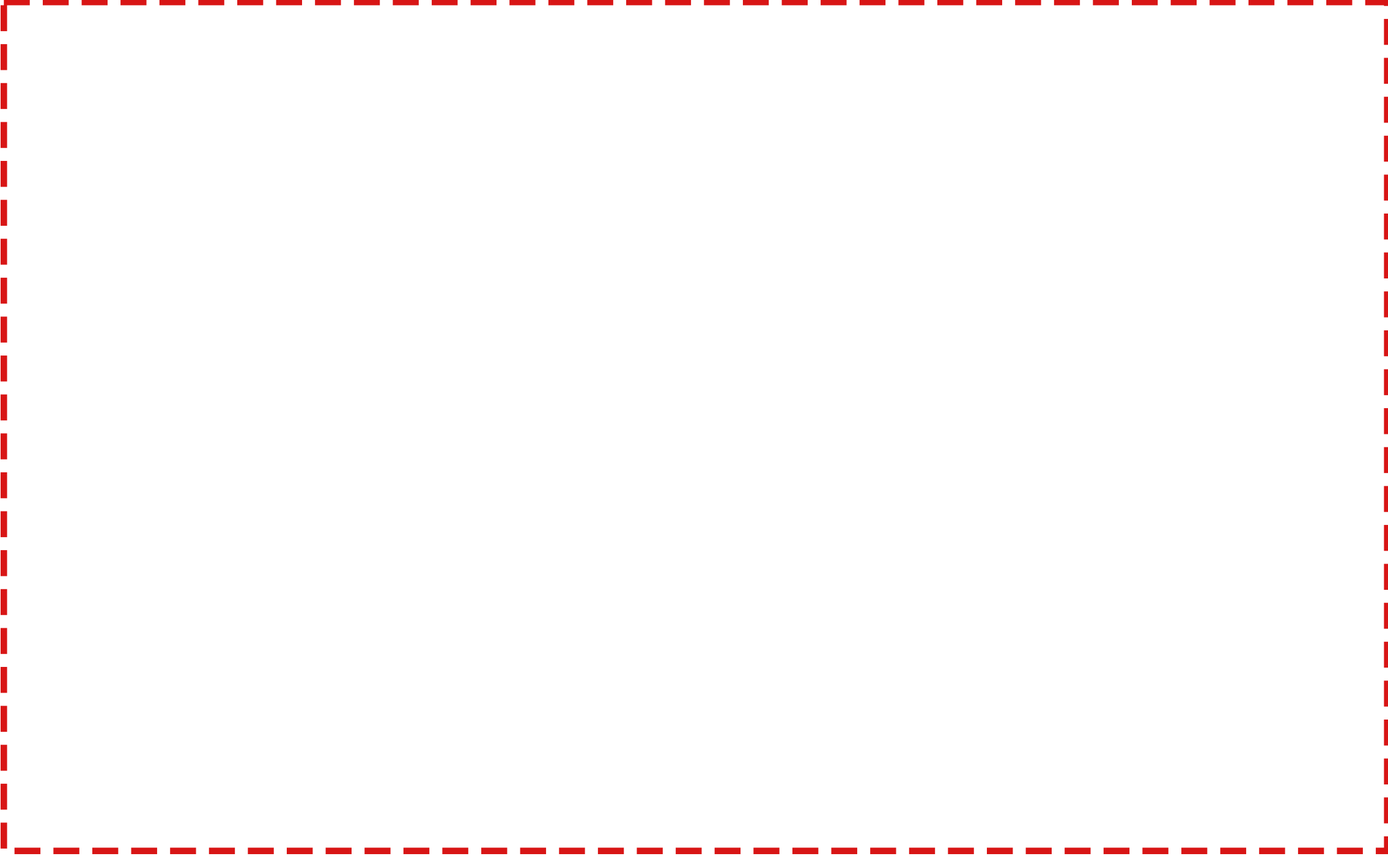
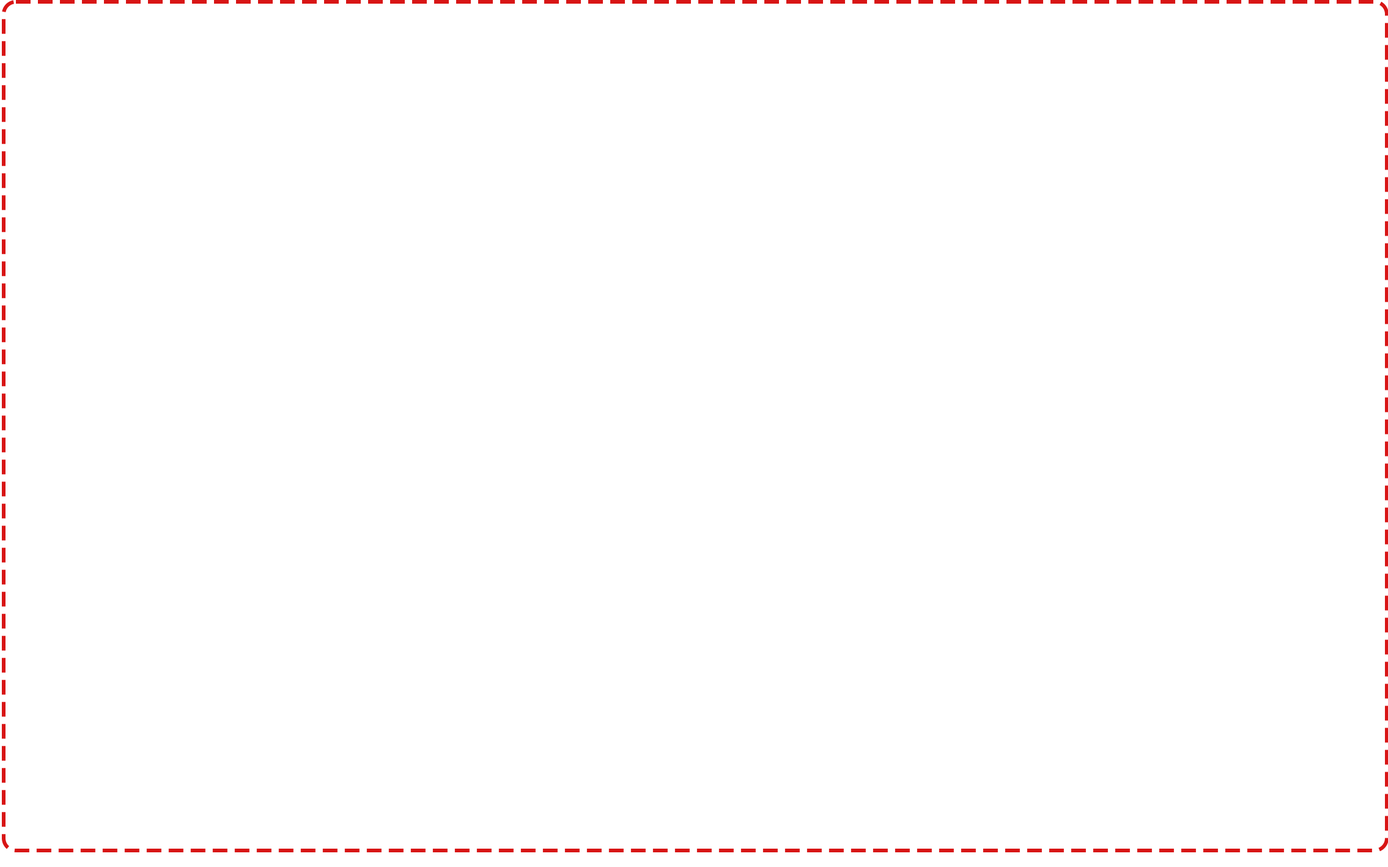
Two versions of the same layered image (1388x867). Layer-by-layer changes:
painted on "Rectangle 1" over [0, 0, 1388, 854]
